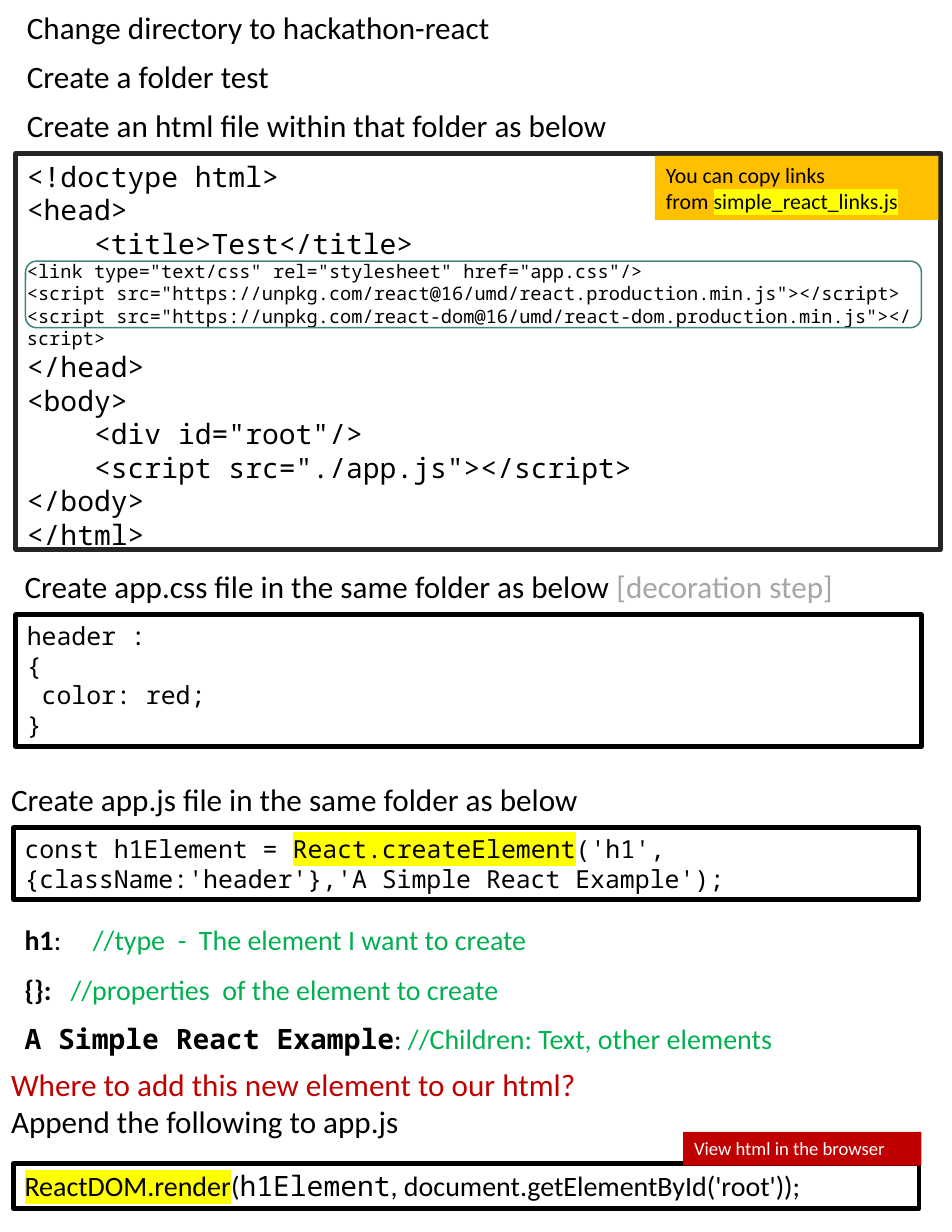
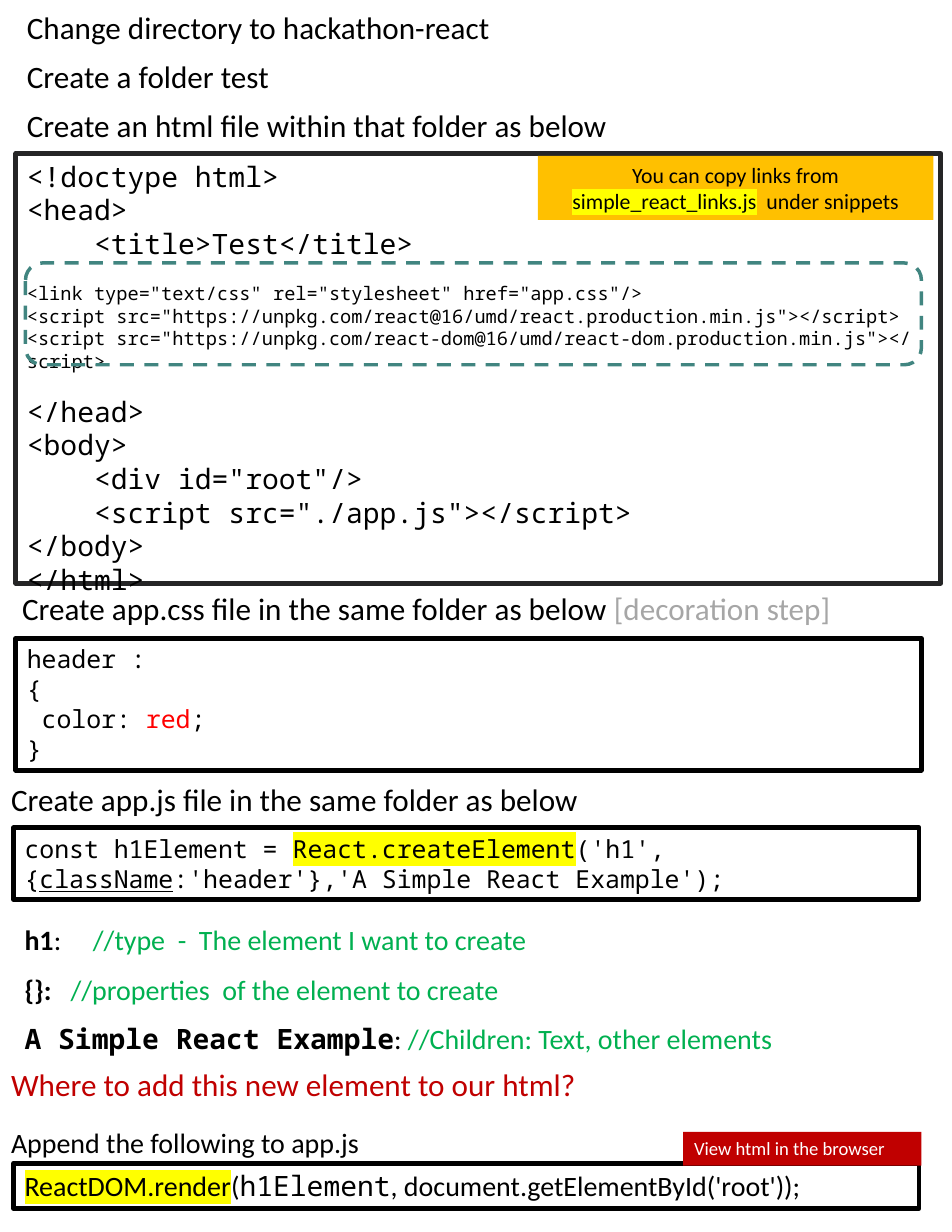
Before and after one commit to scorpion0511/mytracker, a slide deck: slide 18 of doc/React.pptx (slide 17 before the commit). Drawn at 952x1232 pixels with LibreOffice and Linux fonts; fonts in the diff are those of the drawing. Boxes give left, top, right and bottom in pixels: in the first picture for what was removed or moved away, otherwise in the second. Text is boxed around its words. In the diff, an @@ line names an element or a change of style, - is before the commit and + after.

```diff
--- a/doc/React.pptx
+++ b/doc/React.pptx
@@ rectangle "<!doctype html>": place and size @@
-rectangle "<!doctype html>" at <box>16,153,941,549</box>
+rectangle "<!doctype html>" at <box>16,153,941,584</box>
@@ rectangle "You can copy links from ...": place and size @@
-rectangle "You can copy links from ..." at <box>655,156,939,220</box>
+rectangle "You can copy links from ..." at <box>538,156,933,220</box>
@@ text in rectangle at <box>572,168,898,216</box>: text changed @@
-You can copy links
-from simple_react_links.js
+You can copy links from simple_react_links.js under snippets
@@ rounded rectangle: place and size @@
-rounded rectangle at <box>26,261,922,327</box>
+rounded rectangle at <box>26,263,922,365</box>
@@ rounded rectangle at <box>26,263,922,365</box>: outline #418581 1 pt to #418581 2.25 pt dashed @@
@@ text "Create app.css file in the ...": place and size @@
-text "Create app.css file in the ..." at <box>25,575,832,603</box>
+text "Create app.css file in the ..." at <box>22,597,830,625</box>
@@ rectangle "header :": place and size @@
-rectangle "header :" at <box>16,615,922,747</box>
+rectangle "header :" at <box>16,638,922,771</box>
@@ text in rectangle at <box>42,709,206,732</box>: text colour #000000 to #FF0000 in "red;" @@
@@ rectangle "const h1Element = React.createElement('h1', {className:'head ..." at <box>13,828,920,899</box>: underline on in "{className:'header'},'A" @@
@@ text at <box>11,1111,398,1139</box>: paragraph removed @@
-Append the following to app.js
@@ text added at <box>11,1133,358,1158</box>, 18 pt, text #000000 @@
+Append the following to app.js
```
Also in this commit, not shown: 10 other slides changed, 2 slides added.
